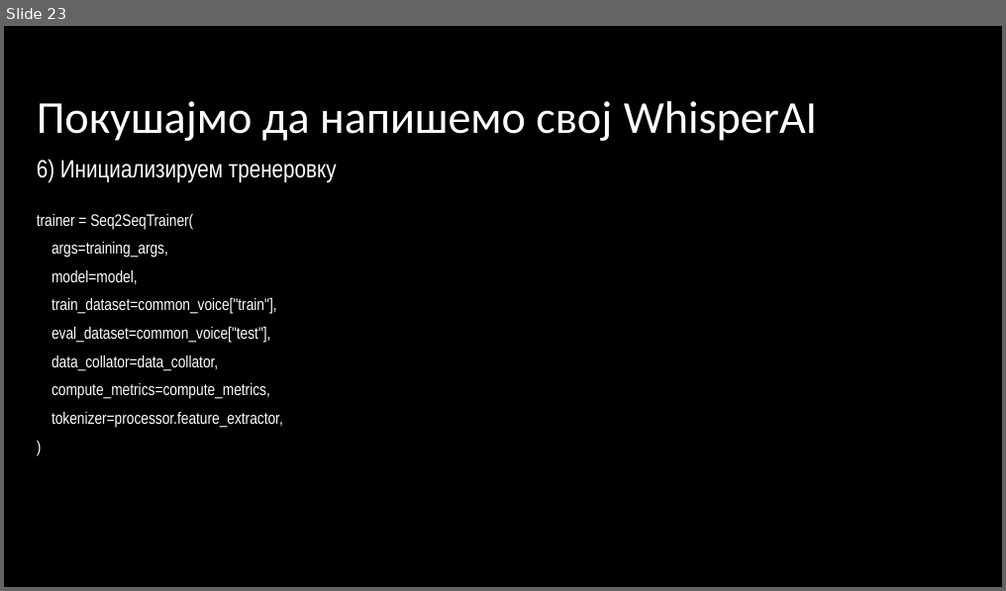
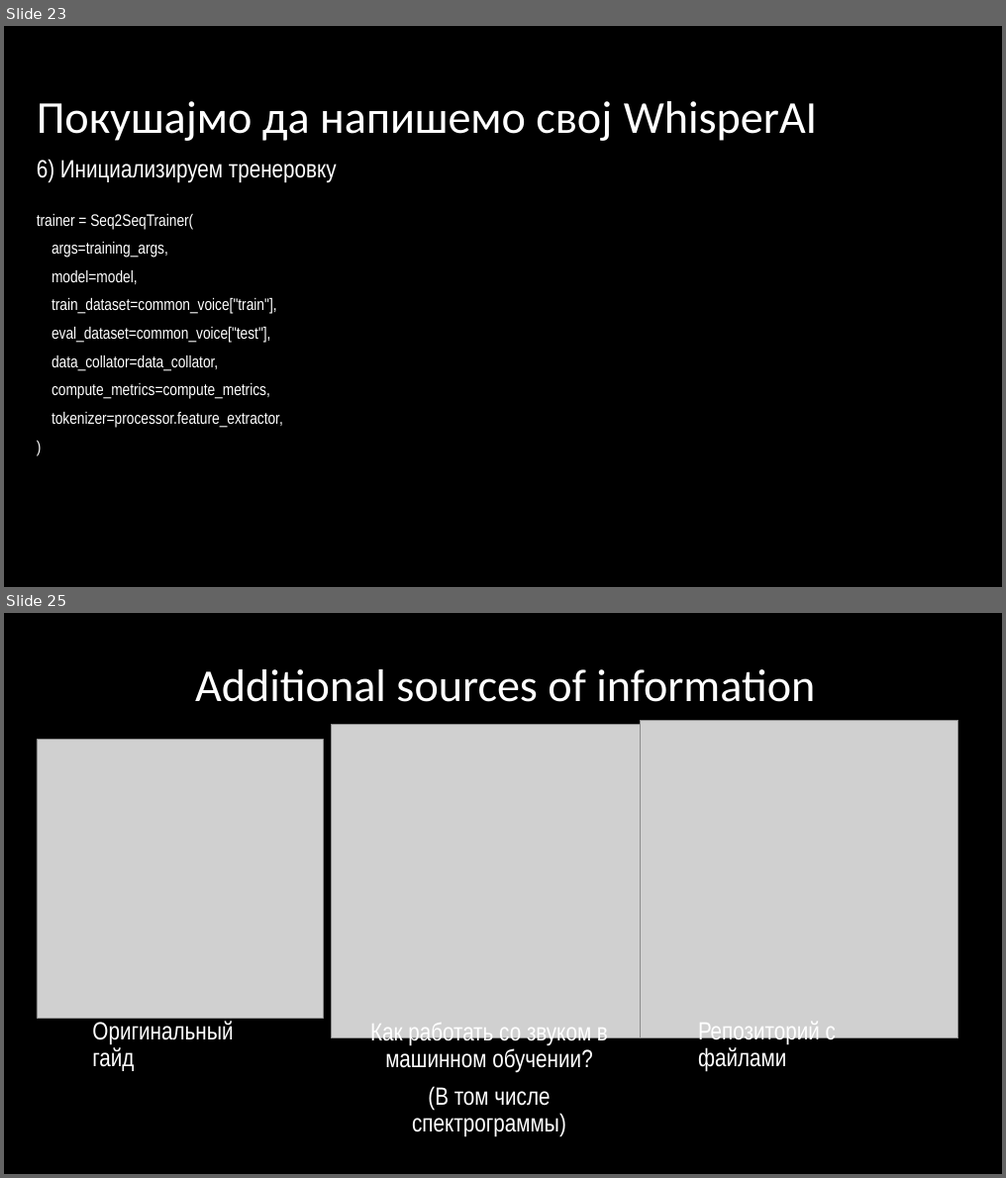
Before and after one commit to IlyaSannikow/Machine-learning, a slide deck: WhisperAI/WhisperAI.pptx. Shown one above the other, each under a label of ours: slide 23 before the commit, slides 23 and 25 after it; the slides between them are not shown. The pictures are 1006x591 and 1006x1178 pixels, drawn with LibreOffice and Linux fonts; fonts in the diff are those of the drawing; grey boxes stand for pictures. Boxes give left, top, right and bottom in pixels: in the first picture for what was removed or moved away, otherwise in the second. Text is boxed around its words. In the diff, an @@ line names an element or a change of style, - is before the commit and + after.

```diff
--- a/WhisperAI/WhisperAI.pptx
+++ b/WhisperAI/WhisperAI.pptx
@@ slide 25 added at (x1=4, y1=613, x2=1002, y2=1174), background #000000 @@
@@ title added at (x1=195, y1=669, x2=815, y2=702), 44 pt, text #FFFFFF @@
+Additional sources of information
@@ picture added at (x1=331, y1=725, x2=646, y2=1039) @@
@@ picture added at (x1=641, y1=720, x2=958, y2=1039) @@
@@ picture added at (x1=37, y1=740, x2=324, y2=1019) @@
@@ text added at (x1=92, y1=1021, x2=233, y2=1071), 24 pt, text #FFFFFF @@
+Оригинальный гайд
@@ text added at (x1=370, y1=1023, x2=608, y2=1138), 24 pt, text #FFFFFF @@
+Как работать со звуком в машинном обучении?
+(В том числе спектрограммы)
@@ text added at (x1=698, y1=1022, x2=836, y2=1072), 24 pt, text #FFFFFF @@
+Репозиторий с файлами
```
Also in this commit, not shown: 2 slides changed.
